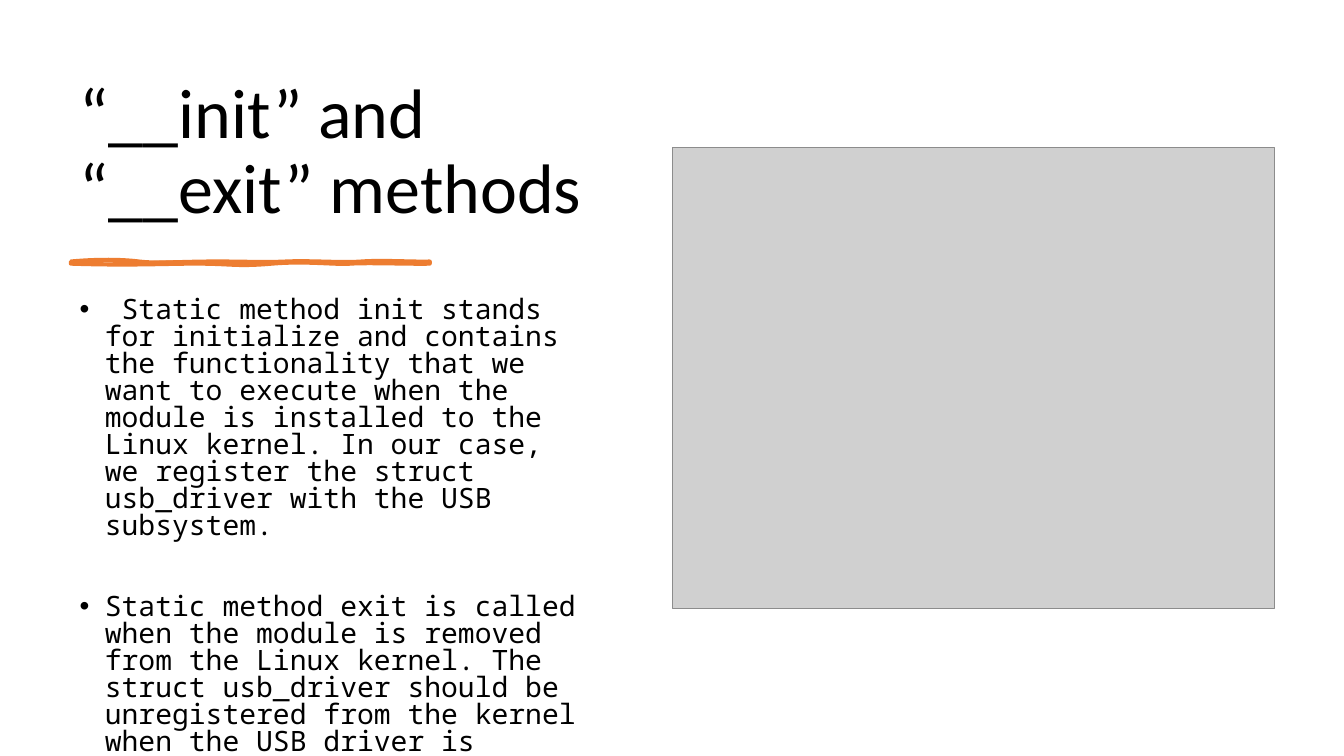
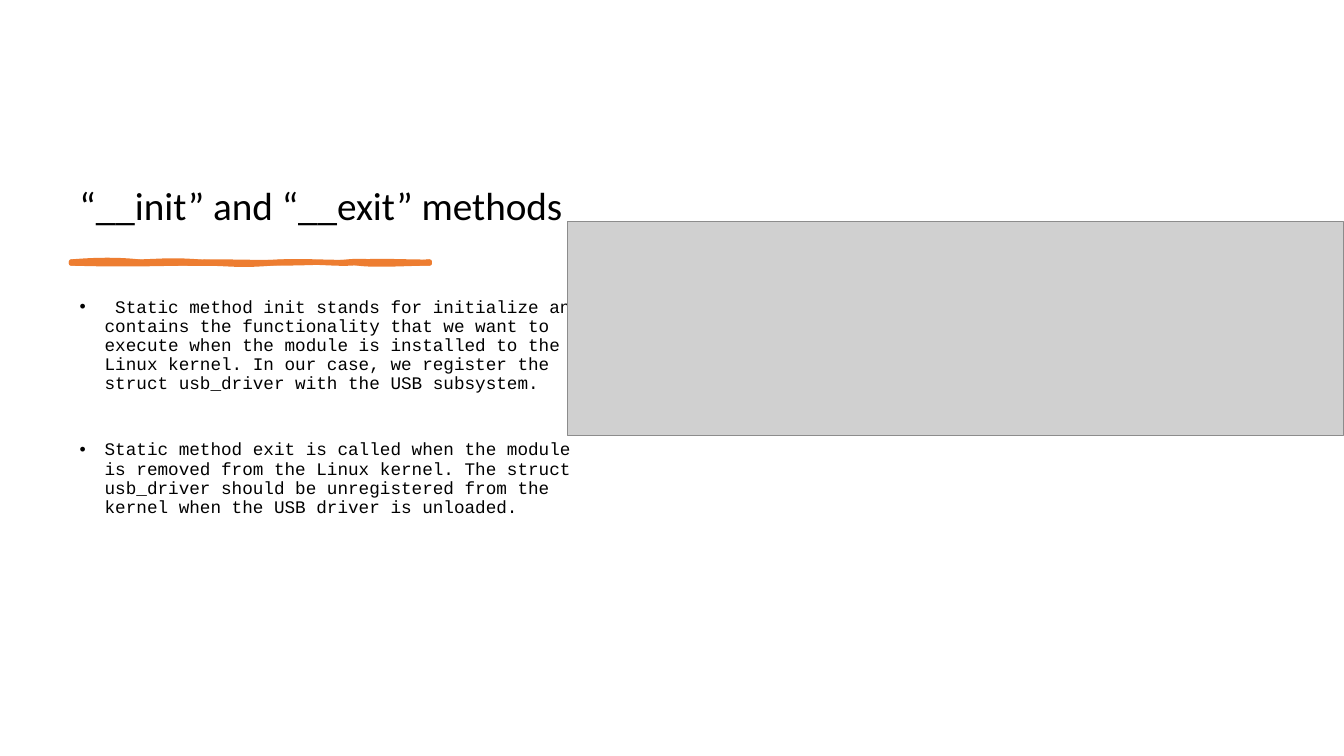
Before and after one commit to hasancpp/CS350-Operating-Systems-Project, a slide deck: slide 10 of progress_report.pptx. Drawn at 1344x756 pixels with LibreOffice and Linux fonts; fonts in the diff are those of the drawing; grey boxes stand for pictures. Boxes give left, top, right and bottom in pixels: in the first picture for what was removed or moved away, otherwise in the second. Text is boxed around its words. In the diff, an @@ line names an element or a change of style, - is before the commit and + after.

```diff
--- a/progress_report.pptx
+++ b/progress_report.pptx
@@ text "“__init” and “__exit” methods" at [79,192,563,226]: size 50 to 28 pt @@
@@ picture removed at [673,148,1274,609] @@
@@ picture added at [568,222,1344,436] @@
@@ freeform shape at [71,261,430,263]: outline redrawn @@
@@ text "Static method init stands for ..." at [105,301,581,514]: size 20 to 12.6 pt, font Noto Sans Mono to Courier New; line spacing 0.8 to 0.9 @@
```
Also in this commit, not shown: 13 other slides changed, 2 slides added, 17 other files.
